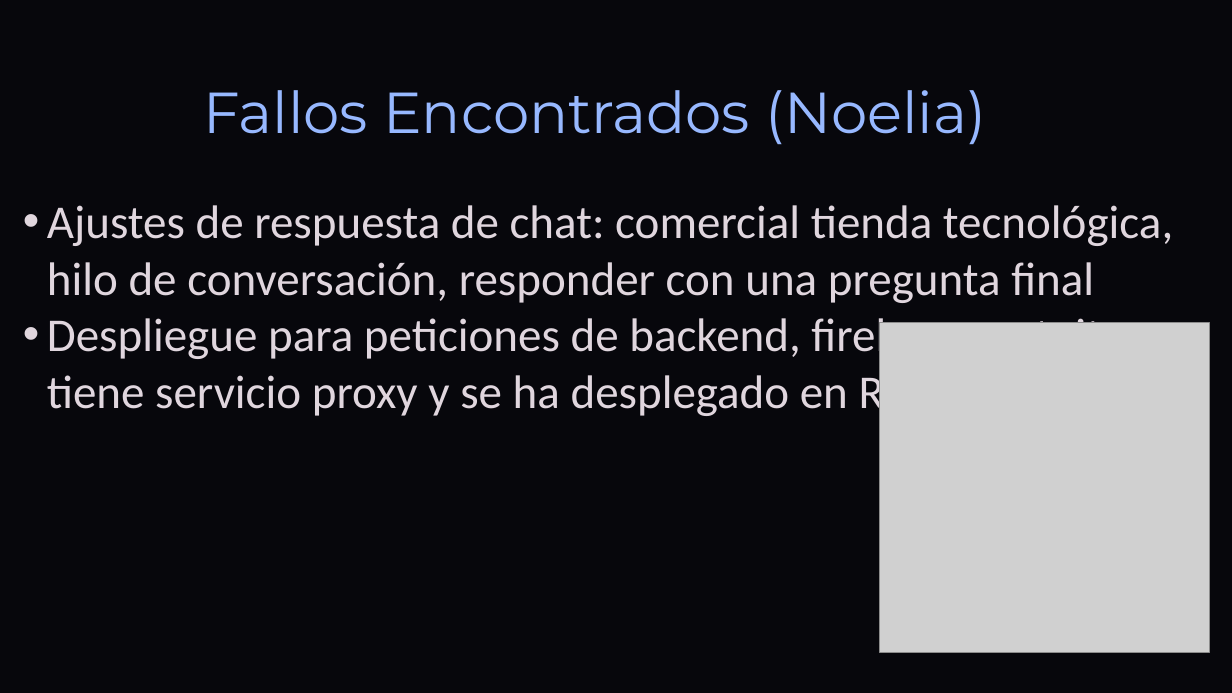
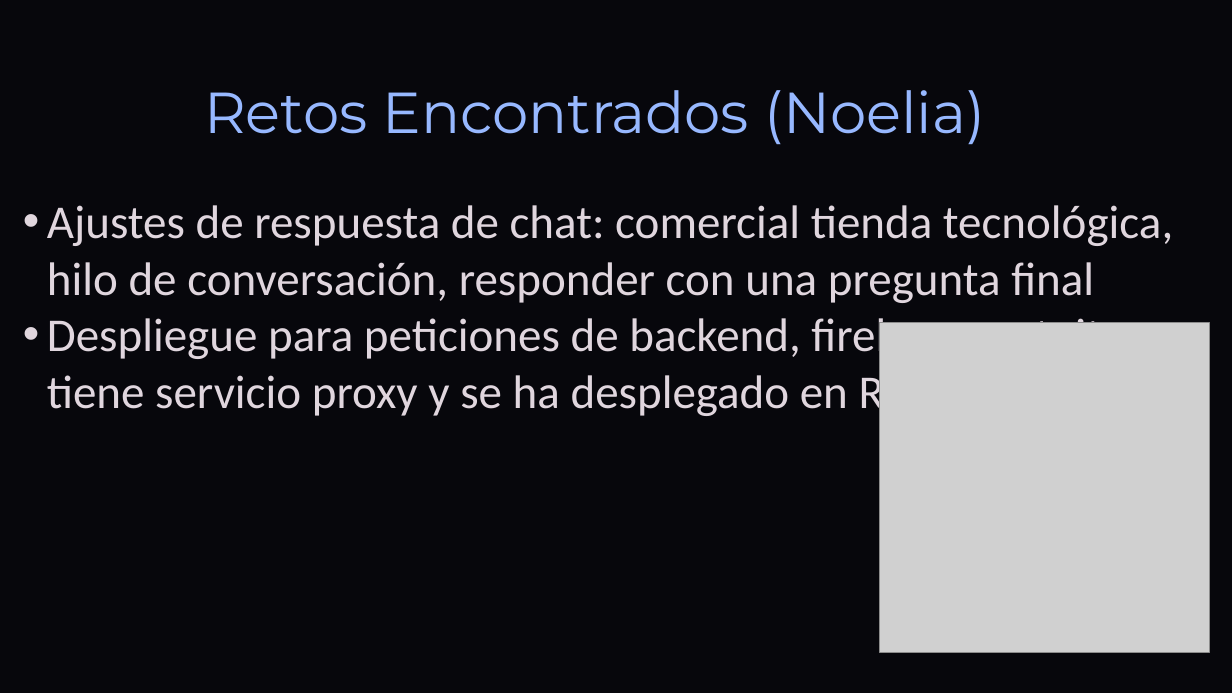
Before and after one commit to DavidCorredorMiguel/proyectogrupo2, a slide deck: slide 15 of Tech-and-Learn-Innovacion-y-Aprendizaje-en-E-commerce (1).pptx (slide 16 before the commit). Drawn at 1232x693 pixels with LibreOffice and Linux fonts; fonts in the diff are those of the drawing; grey boxes stand for pictures; background and template pictures are left out. Boxes give left, top, right and bottom in pixels: in the first picture for what was removed or moved away, otherwise in the second. Text is boxed around its words. In the diff, an @@ line names an element or a change of style, - is before the commit and + after.

```diff
--- a/Tech-and-Learn-Innovacion-y-Aprendizaje-en-E-commerce (1).pptx
+++ b/Tech-and-Learn-Innovacion-y-Aprendizaje-en-E-commerce (1).pptx
@@ text at box(204, 90, 985, 145): text changed @@
-Fallos Encontrados (Noelia)
+Retos Encontrados (Noelia)
```
Also in this commit, not shown: 6 other slides changed, 1 slide removed, 1 other file.
